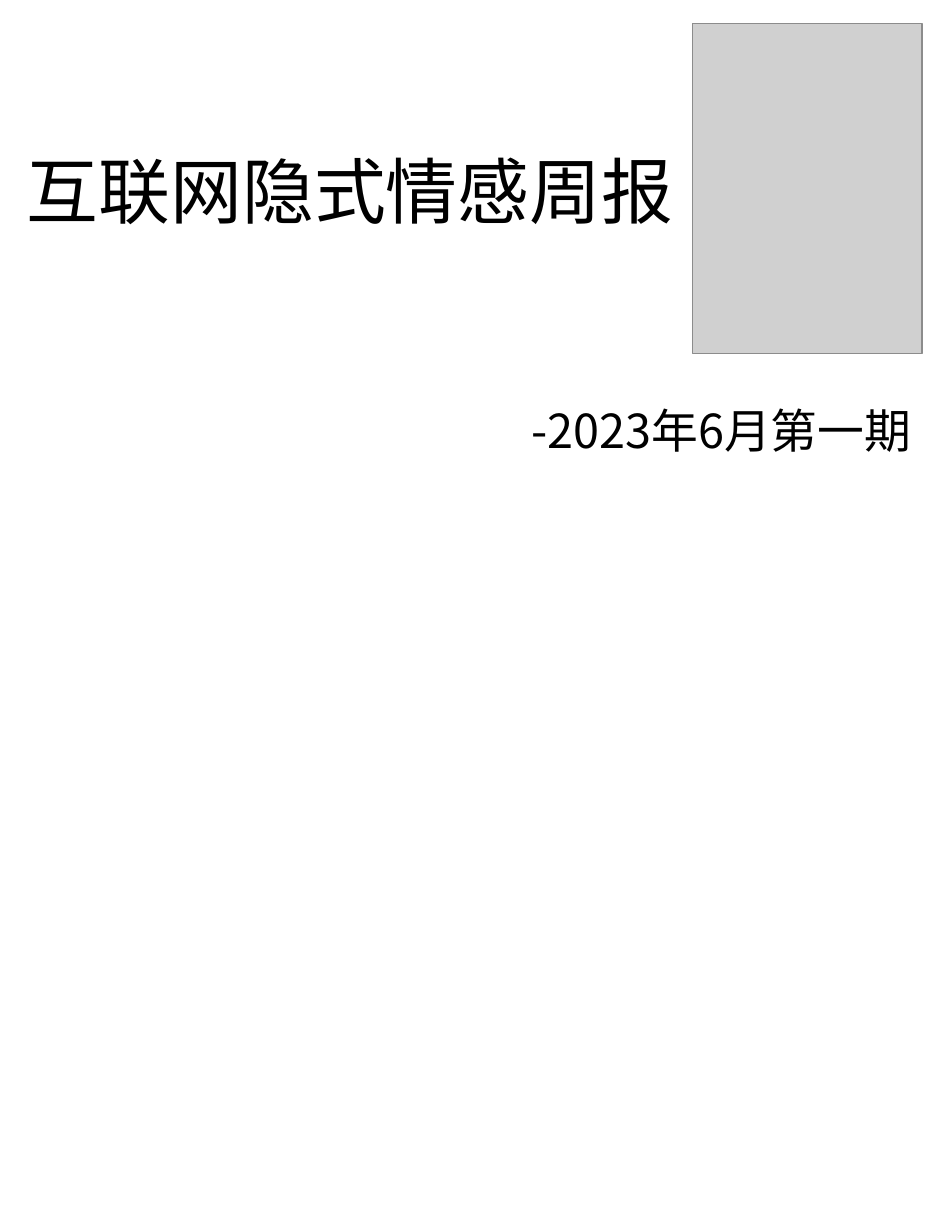
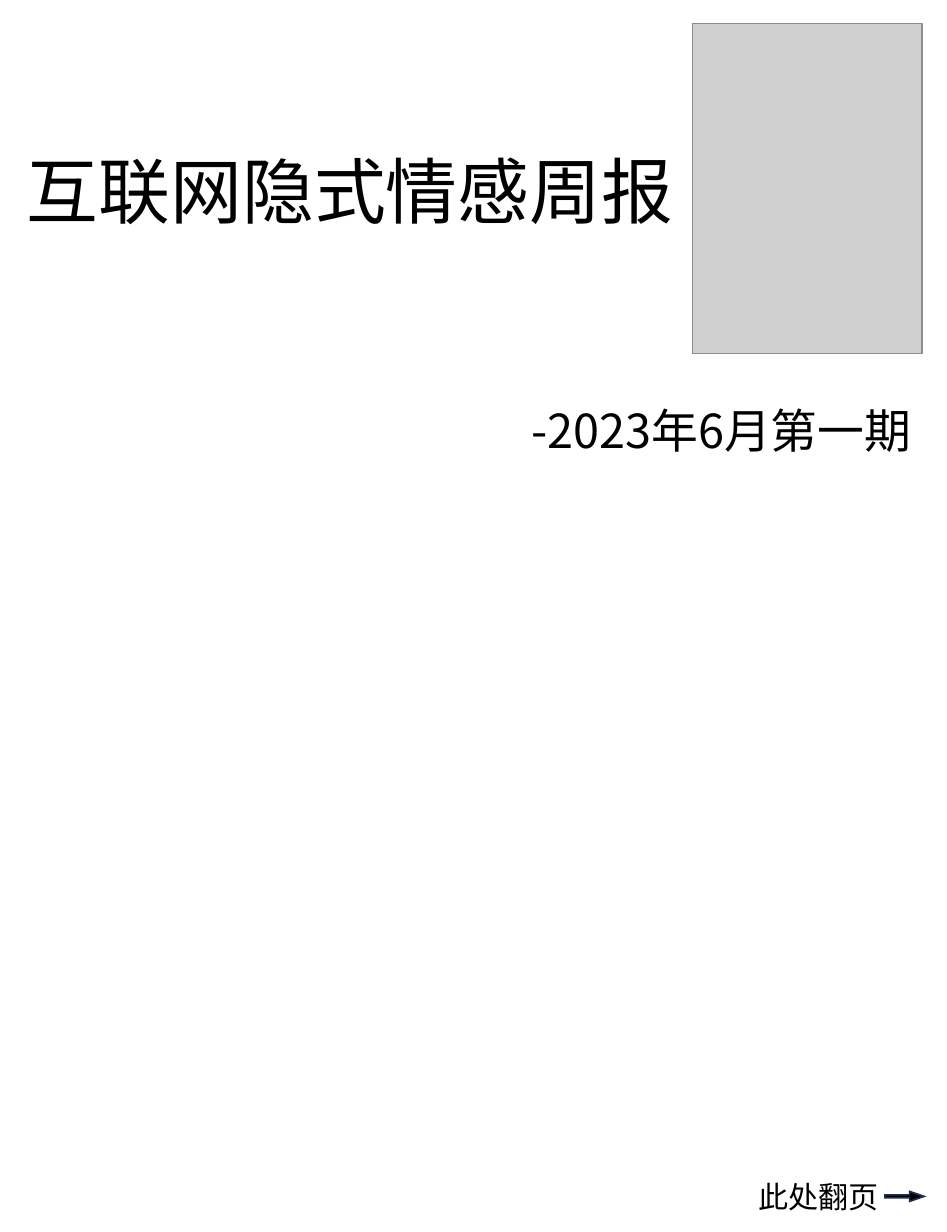
Before and after one commit to exped1230/exped1230.github.io, a slide deck: slide 1 of demo/sarcasm/jiaoben2304/first_page.pptx. Drawn at 947x1232 pixels with LibreOffice and Linux fonts; fonts in the diff are those of the drawing; grey boxes stand for pictures; background and template pictures are left out. Boxes give left, top, right and bottom in pixels: in the first picture for what was removed or moved away, otherwise in the second. Text is boxed around its words. In the diff, an @@ line names an element or a change of style, - is before the commit and + after.

```diff
--- a/demo/sarcasm/jiaoben2304/first_page.pptx
+++ b/demo/sarcasm/jiaoben2304/first_page.pptx
@@ text added at bbox=[759, 1182, 879, 1211], 18 pt, text #000000 @@
+此处翻页
@@ right arrow added at bbox=[886, 1191, 925, 1201], fill #000000, outline #1E3256 1 pt @@
```
Also in this commit, not shown: 1 slide added, 15 other files.
